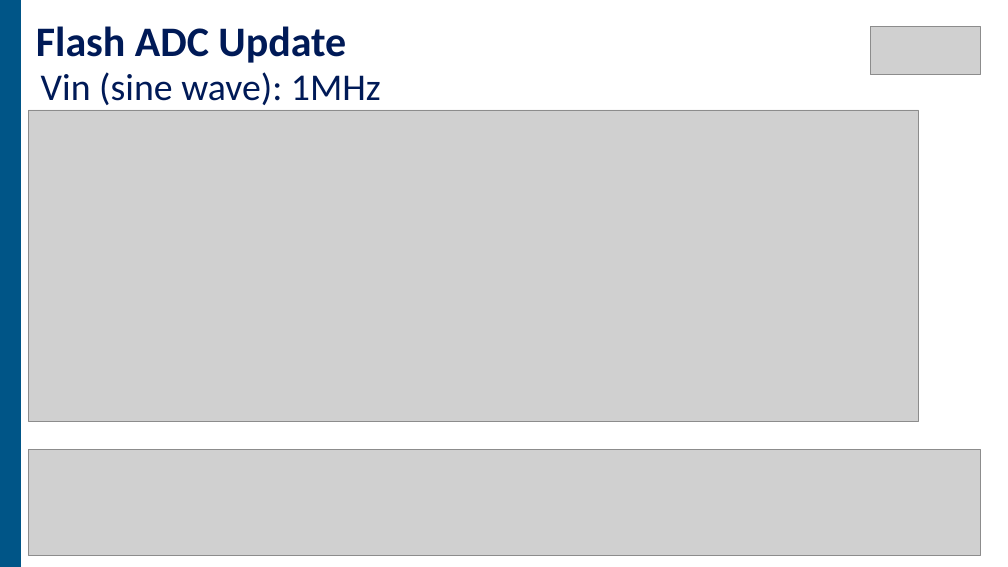
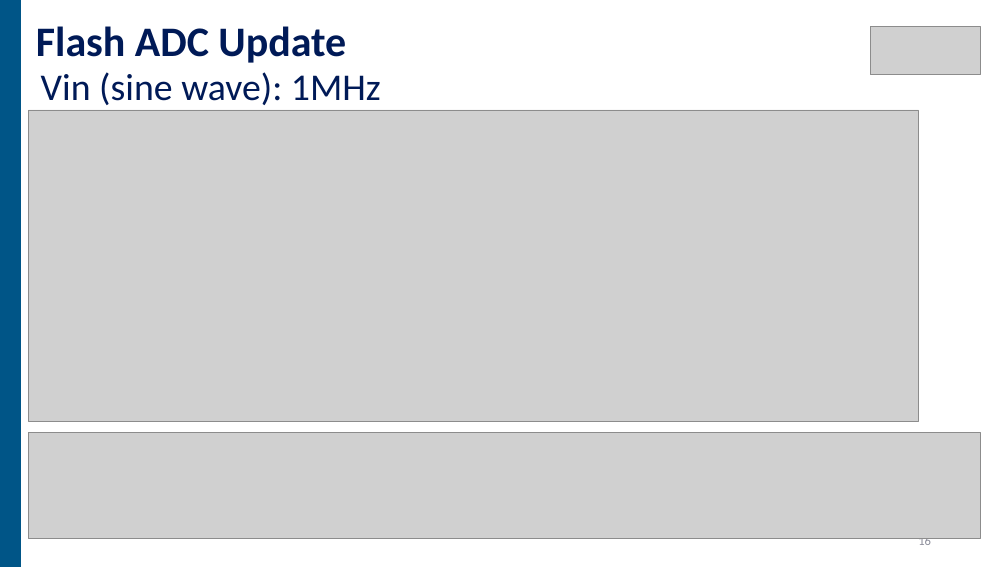
Before and after one commit to jhyang13/Duke-ECE532, a slide deck: slide 17 of Presentation/Final Project Presentation Bingyu-Jiahui 3.pptx (slide 18 before the commit). Drawn at 1008x567 pixels with LibreOffice and Linux fonts; fonts in the diff are those of the drawing; grey boxes stand for pictures. Boxes give left, top, right and bottom in pixels: in the first picture for what was removed or moved away, otherwise in the second. Text is boxed around its words. In the diff, an @@ line names an element or a change of style, - is before the commit and + after.

```diff
--- a/Presentation/Final Project Presentation Bingyu-Jiahui 3.pptx
+++ b/Presentation/Final Project Presentation Bingyu-Jiahui 3.pptx
@@ picture: place and size @@
-picture at (29,450,981,556)
+picture at (29,433,981,538)
@@ page number added at (918,538,931,545), 12 pt, text #8C8D9A @@
+16
```
Also in this commit, not shown: 4 other slides changed, 1 slide added, 2 slides removed.
